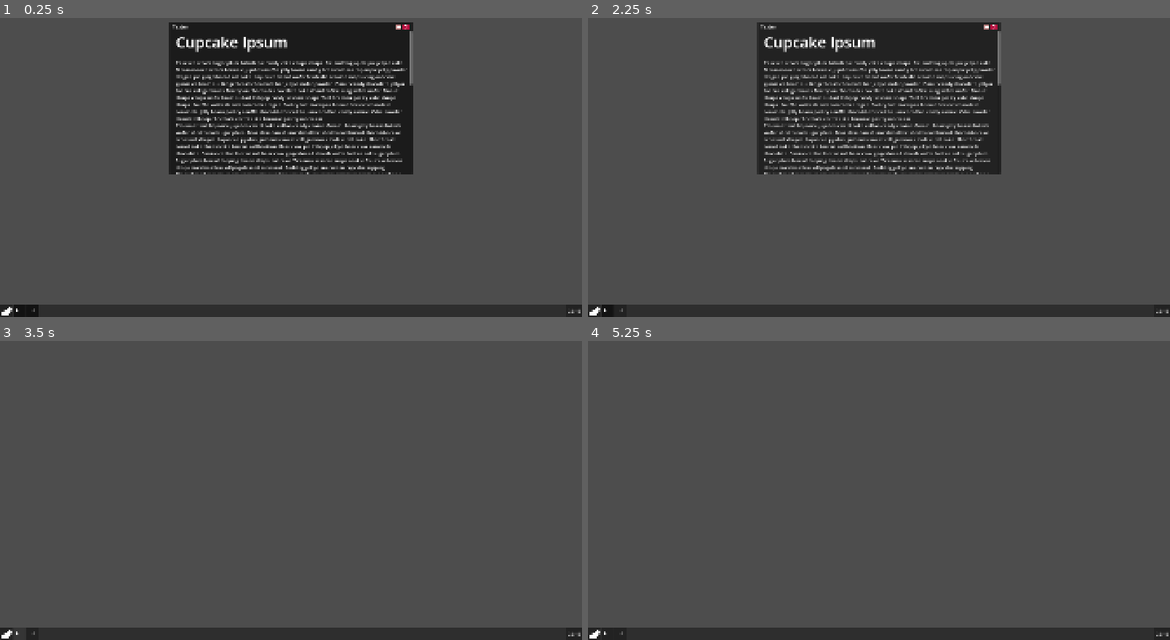
Above: before the commit, frames 1-4 (two rows, left to right).
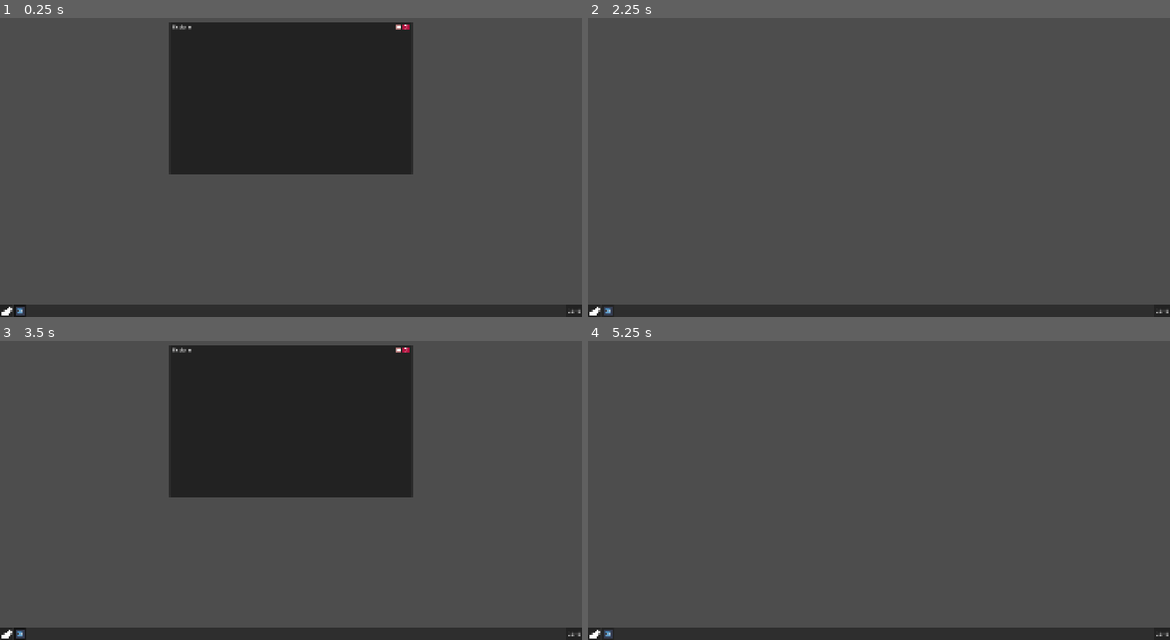
Above: after the commit, the same moments.

Repository: Dherleth/melon-os
Game: Godot game, scene res://os/core/os_system/os_system.tscn
Two runs of this game, one before a commit and one after it. Both use one fixed random seed, a clock stepped at 60 frames per second and the inputs below.
Inputs (mouse positions are in pixels of both pictures, inside the frame that each line leads up to):
- Up to frame 1 (0.25 s): no input
- Up to frame 2 (2.25 s): click (593, 311) at 0.5 s; click (593, 311) at 1.25 s; click (983, 26) at 2.02 s
- Up to frame 3 (3.5 s): click (17, 634) at 2.75 s
- Up to frame 4 (5.25 s): click (622, 634) at 3.52 s; click "22:13" at 4.25 s; click (983, 349) at 5 s

The runs differ from the first frame. In frame 1, 5.1% of the frame differs, in the area x 2-71%, y 2-100%; in frame 2, 18%; in frame 3, 21%, in the area x 2-71%, y 1-100%; in frame 4, less than 0.1%.

Commit message:
launch apps from file

Diff:
--- a/os/core/os_app/os_app_definition.gd
+++ b/os/core/os_app/os_app_definition.gd
@@ -3,7 +3,7 @@
 
 @export var id: StringName
 @export var name: String
-@export var icon: Texture2D = preload("res://os/data/apps/default_icon.png")
+@export var icon: Texture2D = preload("res://os/data/apps/default_app_icon.png")
 @export var desktop_shortcut := false
 @export var scene: PackedScene
 
--- a/os/core/os_app/os_app_manager.gd
+++ b/os/core/os_app/os_app_manager.gd
@@ -12,7 +12,7 @@
 	available_apps[definition.id] = definition
 
 
-func launch_app(app_id: StringName) -> OsAppScene:
+func launch_app(app_id: StringName, file_path := "") -> OsAppScene:
 	if not available_apps.has(app_id):
 		return null
 
@@ -28,6 +28,7 @@
 
 	var app_instance = definition.scene.instantiate() as OsAppScene
 	app_instance.app_definition = definition
+	app_instance.file_path = file_path
 
 	running_apps.append(app_instance)
 
@@ -35,6 +36,7 @@
 		var app_window := windows_container.open_window(app_instance)
 		app_window.closed.connect(_on_app_window_closed)
 		app_window.focused.connect(_on_app_window_focused)
+		app_instance.setup()
 
 	if task_bar:
 		task_bar.add_app_button(app_instance)
--- a/os/core/os_app/os_app_scene.gd
+++ b/os/core/os_app/os_app_scene.gd
@@ -5,3 +5,16 @@
 
 var app_definition: OsAppDefinition
 var os_window: OsWindow
+
+# The file that launched the app.
+# The file contains all the infos for the app and the app should know how to open it
+# and read it.
+# And as dev, you know in which manner to write the data in the file for a specific app
+var file_path := ""
+
+func setup() -> void:
+	pass
+
+
+func get_window_name() -> String:
+	return file_path.get_file()
--- a/os/core/os_system/os_system.gd
+++ b/os/core/os_system/os_system.gd
@@ -5,8 +5,21 @@
 @onready var os_window_container: OsWindowsContainer = $OsWindowContainer
 @onready var os_task_bar: OsTaskBar = $OsTaskBar
 
+const FILE_ASSOCIATIONS := {
+	"png": "imager",
+	"jpg": "imager",
+	"jpeg": "imager",
+	"webp": "imager",
+	"gif": "imager",
+
+	"txt": "texter",
+	"md": "texter",
+
+	"mp3": "sounder",
+	"wav": "sounder",
+	"ogg": "sounder",
+}
 var app_manager: OsAppManager = OsAppManager.new()
-
 
 func _ready() -> void:
 	for app_definition in os_definition.apps:
@@ -14,5 +27,5 @@
 
 	app_manager.windows_container = os_window_container
 	app_manager.task_bar = os_task_bar
-	app_manager.launch_app(os_definition.apps[0].id)
-	app_manager.launch_app(os_definition.apps[0].id)
+
+	app_manager.launch_app("file_explorer")
--- a/os/core/os_system/os_system.tscn
+++ b/os/core/os_system/os_system.tscn
@@ -24,4 +24,5 @@
 anchor_top = 1.0
 anchor_bottom = 1.0
 offset_top = -40.0
+offset_bottom = 0.0
 grow_vertical = 0
--- a/os/core/os_task_bar/app_button/os_task_bar_app_button.tscn
+++ b/os/core/os_task_bar/app_button/os_task_bar_app_button.tscn
@@ -1,6 +1,6 @@
 [gd_scene format=3 uid="uid://b7ldfvco5ip30"]
 
-[ext_resource type="Texture2D" uid="uid://jdeo5x4gw7ii" path="res://os/data/apps/default_icon.png" id="1_x41k1"]
+[ext_resource type="Texture2D" uid="uid://jdeo5x4gw7ii" path="res://os/data/apps/default_app_icon.png" id="1_x41k1"]
 [ext_resource type="Script" uid="uid://dsku1b2e0h58j" path="res://os/core/os_task_bar/app_button/os_task_bar_app_button.gd" id="2_0ehqq"]
 
 [node name="OsTaskBarAppButton" type="Button" unique_id=374484269]
--- a/os/core/os_window/os_window.gd
+++ b/os/core/os_window/os_window.gd
@@ -24,7 +24,7 @@
 
 func setup(app_instance_p: OsAppScene) -> void:
 	app_instance = app_instance_p
-	title_label.text = app_instance.app_definition.name
+	title_label.text = app_instance.get_window_name()
 	size = app_instance.app_definition.default_size
 	app_instance.os_window = self
 	app_container.add_child(app_instance)
--- /dev/null
+++ b/os/data/apps/file_explorer/file_explorer.gd
@@ -0,0 +1,34 @@
+extends OsAppScene
+
+
+func _ready() -> void:
+	scan_directory("res://os/data/filesystem")
+
+
+func scan_directory(path: String) -> void:
+	var dir := DirAccess.open(path)
+
+	if dir == null:
+		return
+
+	dir.list_dir_begin()
+
+	var entry := dir.get_next()
+
+	while entry != "":
+		if entry != "." and entry != "..":
+			var full_path := path.path_join(entry)
+
+			if dir.current_is_dir():
+				print("DIR: ", full_path)
+				scan_directory(full_path)
+			else:
+				print("FILE: ", full_path)
+
+		entry = dir.get_next()
+
+	dir.list_dir_end()
+
+
+func get_window_name() -> String:
+	return app_definition.name
--- a/os/data/apps/file_explorer/file_explorer.tres
+++ b/os/data/apps/file_explorer/file_explorer.tres
@@ -1,9 +1,13 @@
 [gd_resource type="Resource" script_class="OsAppDefinition" format=3 uid="uid://ddgo6flmur4it"]
 
 [ext_resource type="Script" uid="uid://byd2cixpj61b3" path="res://os/core/os_app/os_app_definition.gd" id="1_rodtw"]
+[ext_resource type="Texture2D" uid="uid://jdeo5x4gw7ii" path="res://os/data/apps/default_app_icon.png" id="1_ylt45"]
+[ext_resource type="PackedScene" uid="uid://be1mvvn43le1e" path="res://os/data/apps/file_explorer/file_explorer.tscn" id="2_jkbb0"]
 
 [resource]
 script = ExtResource("1_rodtw")
 id = &"file_explorer"
 name = "Explorer"
+scene = ExtResource("2_jkbb0")
+allow_multiple_instances = true
 metadata/_custom_type_script = "uid://byd2cixpj61b3"
--- /dev/null
+++ b/os/data/apps/file_explorer/file_explorer.tscn
@@ -0,0 +1,9 @@
+[gd_scene format=3 uid="uid://be1mvvn43le1e"]
+
+[ext_resource type="Script" uid="uid://ccjkthrdo4wpc" path="res://os/data/apps/file_explorer/file_explorer.gd" id="1_b55kx"]
+
+[node name="FileExplorer" type="Control" unique_id=879777946]
+layout_mode = 3
+anchors_preset = 0
+script = ExtResource("1_b55kx")
+metadata/_custom_type_script = "uid://b5wuw0pu8lp2o"
--- a/os/data/apps/texter/texter.gd
+++ b/os/data/apps/texter/texter.gd
@@ -1,4 +1,20 @@
 extends OsAppScene
+
+@onready var rich_text_label: RichTextLabel = $MarginContainer/RichTextLabel
+
+
+func setup() -> void:
+	open_file(file_path)
+
+
+func open_file(file_path: String) -> void:
+	var file := FileAccess.open(file_path, FileAccess.READ)
+
+	if file == null:
+		return
+
+	var text := file.get_as_text()
+	rich_text_label.text = text
 
 
 func _on_rich_text_label_gui_input(event: InputEvent) -> void:
--- a/os/data/os/melon_os_definiton.tres
+++ b/os/data/os/melon_os_definiton.tres
@@ -3,8 +3,9 @@
 [ext_resource type="Script" uid="uid://byd2cixpj61b3" path="res://os/core/os_app/os_app_definition.gd" id="1_h2snm"]
 [ext_resource type="Resource" uid="uid://da50ainwj438x" path="res://os/data/apps/texter/texter.tres" id="2_2cilk"]
 [ext_resource type="Script" uid="uid://bwkjhovlngnvt" path="res://os/core/os_system/os_system_definition.gd" id="2_w3sbq"]
+[ext_resource type="Resource" uid="uid://ddgo6flmur4it" path="res://os/data/apps/file_explorer/file_explorer.tres" id="3_dpuia"]
 
 [resource]
 script = ExtResource("2_w3sbq")
-apps = Array[ExtResource("1_h2snm")]([ExtResource("2_2cilk")])
+apps = Array[ExtResource("1_h2snm")]([ExtResource("2_2cilk"), ExtResource("3_dpuia")])
 metadata/_custom_type_script = "uid://bwkjhovlngnvt"
Renamed: os/data/apps/default_icon.png -> os/data/apps/default_app_icon.png
Not shown, changed: os/data/apps/default_app_icon.png.import
Not shown, added: os/data/apps/file_explorer/file_explorer.gd.uid
Renamed: os/data/melon.png -> os/data/filesystem/images/melon.png
Not shown, changed: os/data/filesystem/images/melon.png.import
Not shown, added: os/data/filesystem/work/grand_opening.txt
Not shown, added: os/data/filesystem/.DS_Store
